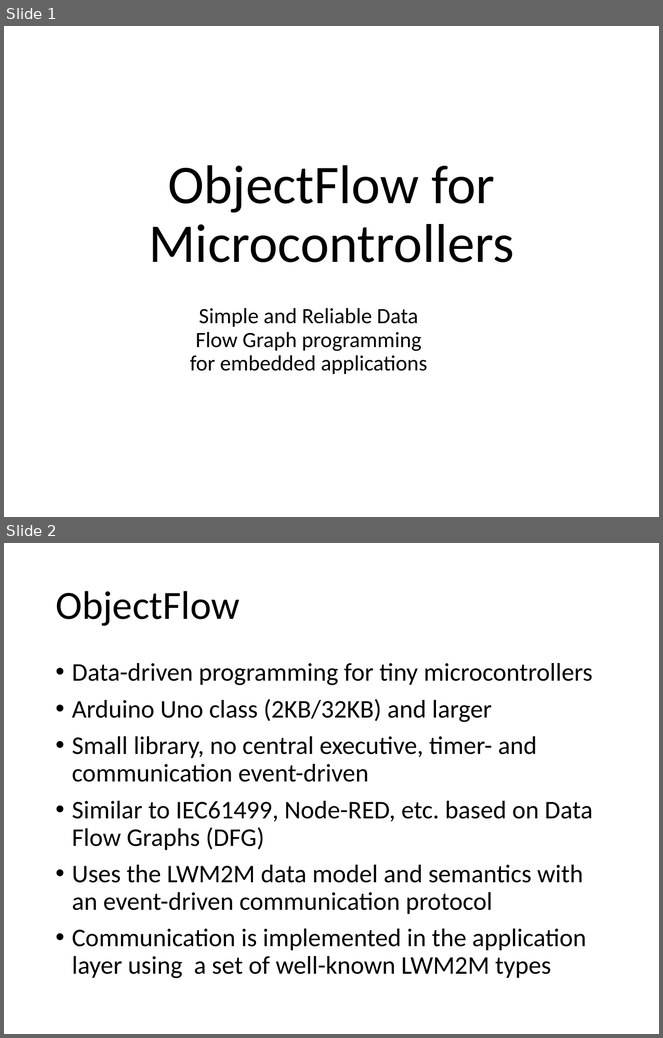
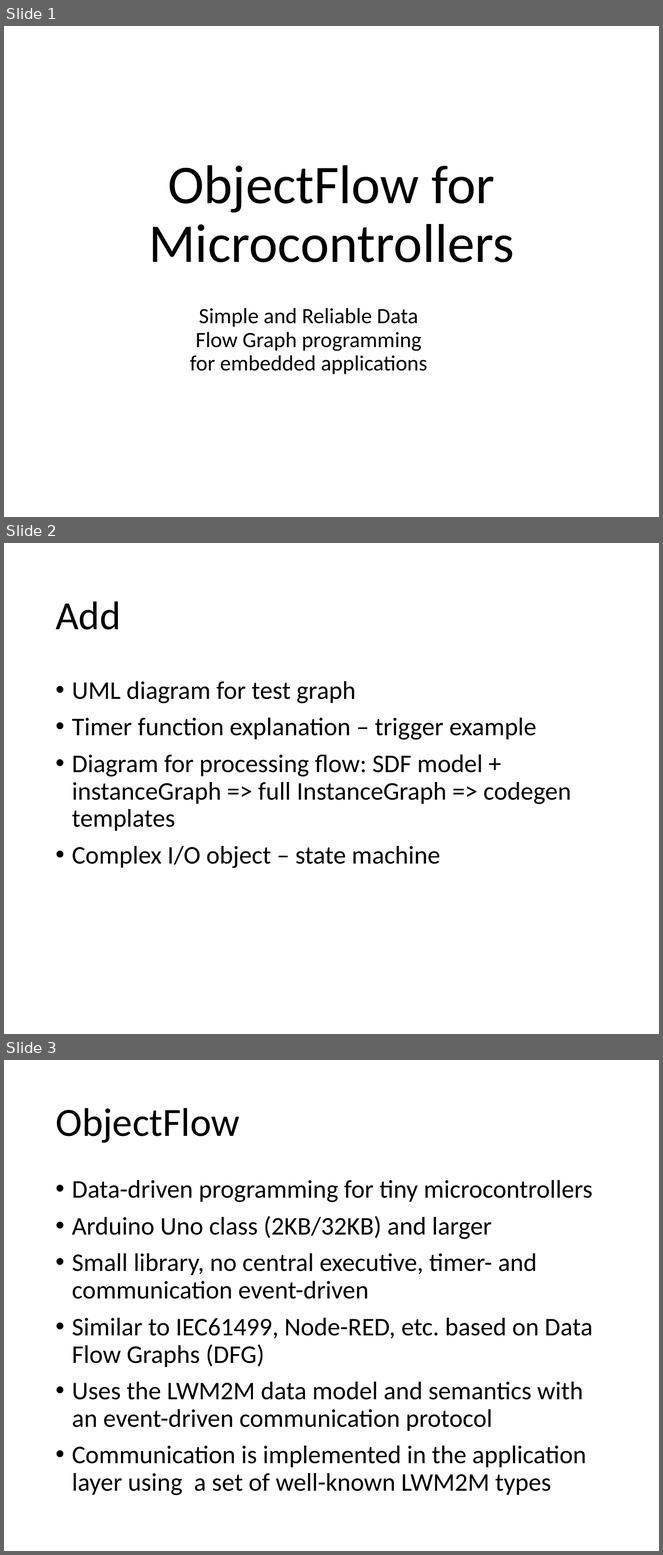
Before and after one commit to mjkoster/ObjectFlow, a slide deck: Documents/ObjectFlow.pptx. Shown one above the other, each under a label of ours: slides 1 and 2 before the commit, slides 1, 2 and 3 after it. The pictures are 663x1038 and 663x1555 pixels, drawn with LibreOffice and Linux fonts; fonts in the diff are those of the drawing. Boxes give left, top, right and bottom in pixels: in the first picture for what was removed or moved away, otherwise in the second. Text is boxed around its words. In the diff, an @@ line names an element or a change of style, - is before the commit and + after.

```diff
--- a/Documents/ObjectFlow.pptx
+++ b/Documents/ObjectFlow.pptx
@@ slide 2 added at (4, 543, 659, 1034), background #FFFFFF @@
@@ title added at (55, 601, 120, 630), 44 pt, text #000000 @@
+Add
@@ text added at (72, 681, 571, 869), 28 pt, text #000000 @@
+• UML diagram for test graph
+• Timer function explanation – trigger example
+• Diagram for processing flow: SDF model + instanceGraph => full InstanceGraph => codegen templates
+• Complex I/O object – state machine
@@ what was slide 2 is now slide 3 @@
```
Also in this commit, not shown: 5 other files.
